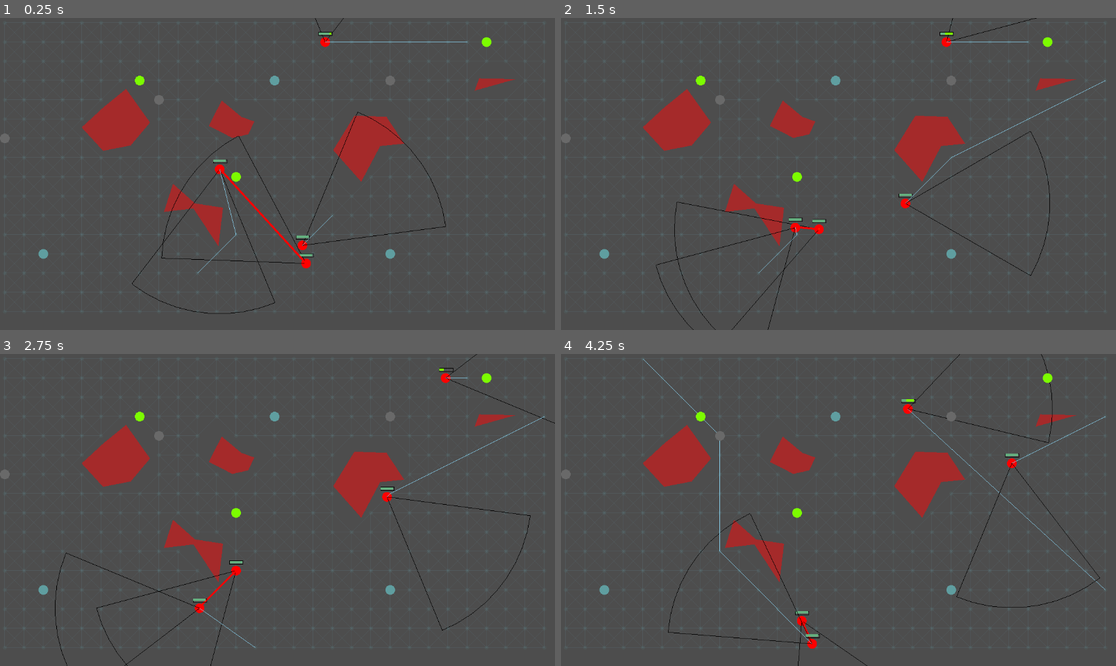
Above: before the commit, frames 1-4 (two rows, left to right).
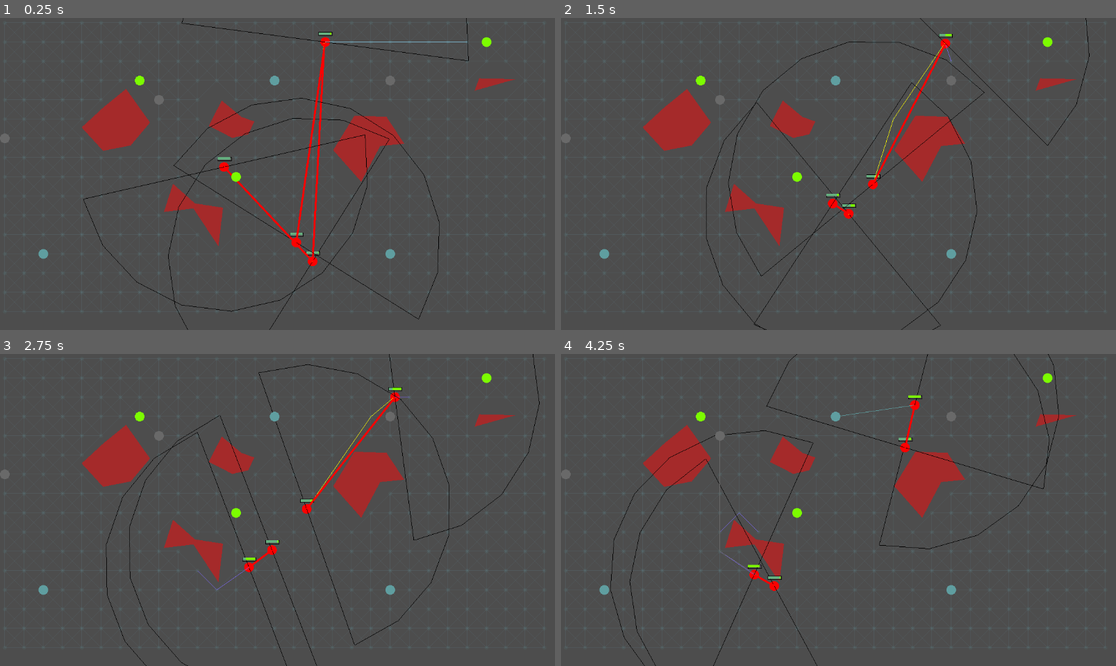
Above: after the commit, the same moments.

Repository: MagnusLucas/ai_2_tps
Game: Godot game, scene res://main.tscn
The game is run twice, just before and just after one commit, with the same random seed, the same clock (stepped at 60 frames per second) and the same inputs.
Inputs (mouse positions are in pixels of both pictures, inside the frame that each line leads up to):
- Up to frame 1 (0.25 s): no input
- Up to frame 2 (1.5 s): move the mouse to (960, 158) at 0.52 s; click (960, 158) at 0.67 s; move the mouse to (727, 189) at 1.27 s; click (727, 189) at 1.42 s
- Up to frame 3 (2.75 s): move the mouse to (333, 441) at 2.02 s; click (333, 441) at 2.17 s
- Up to frame 4 (4.25 s): move the mouse to (810, 572) at 2.77 s; click (810, 572) at 2.92 s; move the mouse to (1005, 556) at 3.52 s; click (1005, 556) at 3.67 s

The runs differ from the first frame. In frame 1, 2.6% of the frame differs, in the area x 15-85%, y 0-100%; in frame 2, 2.2%; in frame 3, 2.3%; in frame 4, 2.2%.

Commit message:
it seems to work??

Diff:
--- a/character/Character.gd
+++ b/character/Character.gd
@@ -1,9 +1,10 @@
 extends Node2D
 class_name Character
 
-const VISIBILITY_CONE = 60.0
+const VISIBILITY_CONE = 180.0 # in degrees
 const ROTATION_SPEED = 10.0
 const WALK_SPEED = 30.0
+const DAMAGE = 5
 
 static var MAX_HP = 100
 static var MAX_AMMO_SUPPLY = 20
@@ -15,6 +16,7 @@
 
 var memory : Memory
 var current_state : State
+var previous_state : State
 
 var velocity : Vector2 = Vector2.ZERO
 const speed = Globals.RADIUS * 10
@@ -39,7 +41,8 @@
 signal notice_collectible(collectible : Collectible)
 
 var memory_timer : Timer
-const MEMORY_INTERVAL = 0.2
+const MEMORY_INTERVAL = 2
+const SHOOTING_ACCUMULATOR = 0.2
 
 # For generating the graph. Checks if the character can be placed in a_position where you want to create a node
 static func check_if_placeable(a_position, a_obstacles):
@@ -65,6 +68,7 @@
 # Called when the node enters the scene tree for the first time.
 func _ready() -> void:
 	memory = Memory.new()
+	previous_state = current_state
 	current_state = State.RANDOM_WALK
 	notice_collectible.connect(_on_collectible_noticed)
 	memory_timer = Timer.new()
@@ -77,6 +81,7 @@
 	memory_timer.start(MEMORY_INTERVAL)
 
 func reset() -> void:
+	shooting = false
 	position = starting_position
 	rotation = 2 * PI / 8 * randi_range(0, 7)
 	HP = MAX_HP
@@ -84,6 +89,7 @@
 	ammo_supply = MAX_AMMO_SUPPLY
 	velocity = Vector2.ZERO
 	memory = Memory.new()
+	previous_state = current_state
 	current_state = State.RANDOM_WALK
 
 func _input(event: InputEvent) -> void:
@@ -91,7 +97,6 @@
 		and get_global_mouse_position().distance_to(position) <= Globals.RADIUS
 		and event.is_pressed()):
 		in_focus = !in_focus
-		queue_redraw()
 
 func _on_collectible_noticed(collectible : Collectible):
 	if collectible is HealthPack:
@@ -129,17 +134,36 @@
 	accumulate_time += delta
 	match current_state:
 		State.RANDOM_WALK:
-			wander()
+			previous_state = current_state
+			if HP < 51:
+				if not memory.attacking_enemies == []:
+					current_state = State.FLEE
+				else:
+					current_state = State.COLLECT_HEALING
+			elif armor_supply < 51:
+				if not memory.attacking_enemies == []:
+					current_state = State.FLEE
+				else:
+					current_state = State.COLLECT_ARMOR
+			elif memory.seen_enemies:
+				current_state = State.FIGHT
+			else:
+				current_state = State.RANDOM_WALK
+				wander()
 		State.FIGHT:
-			if !memory.engaged_enemy:
-				current_state = State.RANDOM_WALK
-			else:
+			if ammo_supply < 1:
+					previous_state = current_state
+					current_state = State.COLLECT_AMMO
+			elif memory.engaged_enemy:
 				fight(memory.engaged_enemy, delta)
 				memory.currently_followed_path = get_parent().graph.find_path(position, memory.engaged_enemy)
 				follow_path()
 				if HP < 51:
+					previous_state = current_state
 					current_state = State.FLEE
-					#current_state = State.COLLECT_HEALING
+			else:
+				previous_state = current_state
+				current_state = State.RANDOM_WALK
 		State.FLEE:
 			var closest_attacking_enemy = null
 			var distance = INF
@@ -148,37 +172,38 @@
 					distance = position.distance_to(enemy)
 					closest_attacking_enemy = enemy
 			evade(closest_attacking_enemy)
-
-			#for enemy_position in memory.non_engaged_seen_enemies:
-				#evade(enemy_position)
+			if not memory.attacking_enemies:
+				previous_state = current_state
+				current_state = State.COLLECT_HEALING
 		State.COLLECT_AMMO:
 			collect(get_parent().get_closest_collectible(Ammo, position))
 			if ammo_supply == MAX_AMMO_SUPPLY:
-				if armor_supply < 51:
-					current_state = State.COLLECT_ARMOR
+				previous_state = current_state
+				current_state = State.RANDOM_WALK
 			#collect(memory.last_seen_ammo)
 		State.COLLECT_HEALING:
 			collect(get_parent().get_closest_collectible(HealthPack, position))
 			if HP == MAX_HP:
-				if ammo_supply < 11:
-					current_state = State.COLLECT_AMMO
-				elif armor_supply < 51:
-					current_state = State.COLLECT_AMMO
+				previous_state = current_state
+				current_state = State.RANDOM_WALK
 			#collect(memory.last_seen_healing)
 		State.COLLECT_ARMOR:
 			collect(get_parent().get_closest_collectible(Armor, position))
+			if armor_supply == MAX_ARMOR_SUPPLY:
+				previous_state = current_state
+				current_state = State.RANDOM_WALK
 			#collect(memory.last_seen_armor)
 	position += velocity * speed * delta
 	if memory.engaged_enemy:
 		var angle_to_enemy = (memory.engaged_enemy - position).angle()
 		rotation = move_toward(rotation, angle_to_enemy, delta)
-		if ammo_supply > 0 and HP > MAX_HP/2:
-			current_state = State.FIGHT
-		else:
-			memory.currently_followed_path = []
-			velocity = Vector2.ZERO
-			current_state = State.FLEE
-			current_state = State.COLLECT_AMMO #for now
+		#if ammo_supply > 0 and HP > MAX_HP/2:
+			#current_state = State.FIGHT
+		#else:
+			#memory.currently_followed_path = []
+			#velocity = Vector2.ZERO
+			#current_state = State.FLEE
+			#current_state = State.COLLECT_AMMO #for now
 	else:
 		rotation += rotation_speed * delta
 	if in_focus:
@@ -189,7 +214,7 @@
 	queue_redraw()
 ## TODO - when spots enemy fights if has hp+ammo, flees otherwise
 func wander():
-	if memory.currently_followed_path == []:
+	if previous_state != State.RANDOM_WALK or memory.currently_followed_path == []:
 		memory.currently_followed_path = map_graph.find_path(position, map_graph.get_random_node().position)
 	follow_path()
 
@@ -211,38 +236,38 @@
 	if enemy:
 		shooting = true
 		shooting_accumulator += delta
-		if shooting_accumulator > 0.2:
-			shooting_accumulator -= 0.2
+		if shooting_accumulator > SHOOTING_ACCUMULATOR:
+			shooting_accumulator -= SHOOTING_ACCUMULATOR
 			ammo_supply -= 1
-			get_parent().get_enemy(enemy, self).take_damage(15, position)
+			get_parent().get_enemy(enemy, self).take_damage(DAMAGE, position)
 
 ## TODO - until not seen??? then collect hp/ammo/armor
 func evade(enemy_position): # this is flee
-	if !enemy_position:
-		current_state = State.RANDOM_WALK
-	else:
+	if enemy_position:
 		var hiding_spot = map_graph.find_hiding_spot(enemy_position, position)
 		memory.currently_followed_path = map_graph.find_path(position, hiding_spot)
+		follow_path()
 
 ## Handles collecting collectibles
 func collect(object_position : Vector2):
 	# if not following path yet, find path
-		if !memory.currently_followed_path and object_position:
-			memory.currently_followed_path = get_parent().graph.find_path(position, object_position)
-			if position.distance_to(memory.currently_followed_path.back()) < 10:
-				var collectible_position  : Vector2 = memory.currently_followed_path.back()
-				memory.currently_followed_path = []
-				var node = map_graph.find_closest_node(collectible_position)
-				if !get_parent().collectibles[node]:
-					print("err!")
-				if get_parent().collectibles[node]._on_collected(self):
-					current_state = State.RANDOM_WALK
-		# if following, keep following
-		elif memory.currently_followed_path:
-			follow_path()
-		# didn't see object, maybe will spot when wandering
-		elif !memory.currently_followed_path and !object_position:
-			wander()
+	if (!memory.currently_followed_path or previous_state != current_state) and object_position:
+		memory.currently_followed_path = get_parent().graph.find_path(position, object_position)
+		follow_path()
+		if position.distance_to(memory.currently_followed_path.back()) < 10:
+			var collectible_position  : Vector2 = memory.currently_followed_path.back()
+			memory.currently_followed_path = []
+			velocity = Vector2.ZERO
+			var node = map_graph.find_closest_node(collectible_position)
+			if !get_parent().collectibles[node]:
+				print("err!")
+			get_parent().collectibles[node]._on_collected(self)
+	# if following, keep following
+	elif memory.currently_followed_path:
+		follow_path()
+	# didn't see object, maybe will spot when wandering
+	#elif !memory.currently_followed_path and !object_position:
+		#wander()
 
 # Follows remembered path
 func follow_path():
--- a/character/Memory.gd
+++ b/character/Memory.gd
@@ -9,4 +9,4 @@
 var seen_enemies : Array[Vector2]
 
 var currently_followed_path : Array[Vector2]
-var attacking_enemies : Array[Vector2]
+var attacking_enemies : Array[Vector2] = []
--- a/main.gd
+++ b/main.gd
@@ -22,7 +22,7 @@
 		if enemy != character:
 			if enemy.position.distance_to(enemy_position) < shortest_distance:
 				closest = enemy
-				shortest_distance = enemy.position.distance_to(enemy_position) < shortest_distance
+				shortest_distance = enemy.position.distance_to(enemy_position)
 	return closest
 
 func get_random_collectible(class_type):
